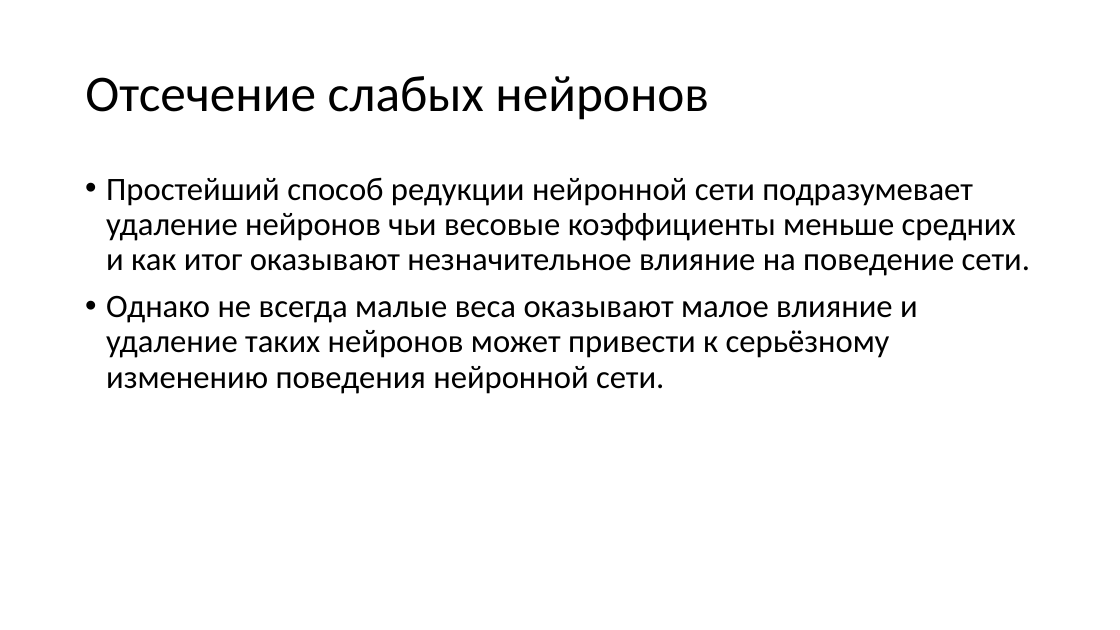
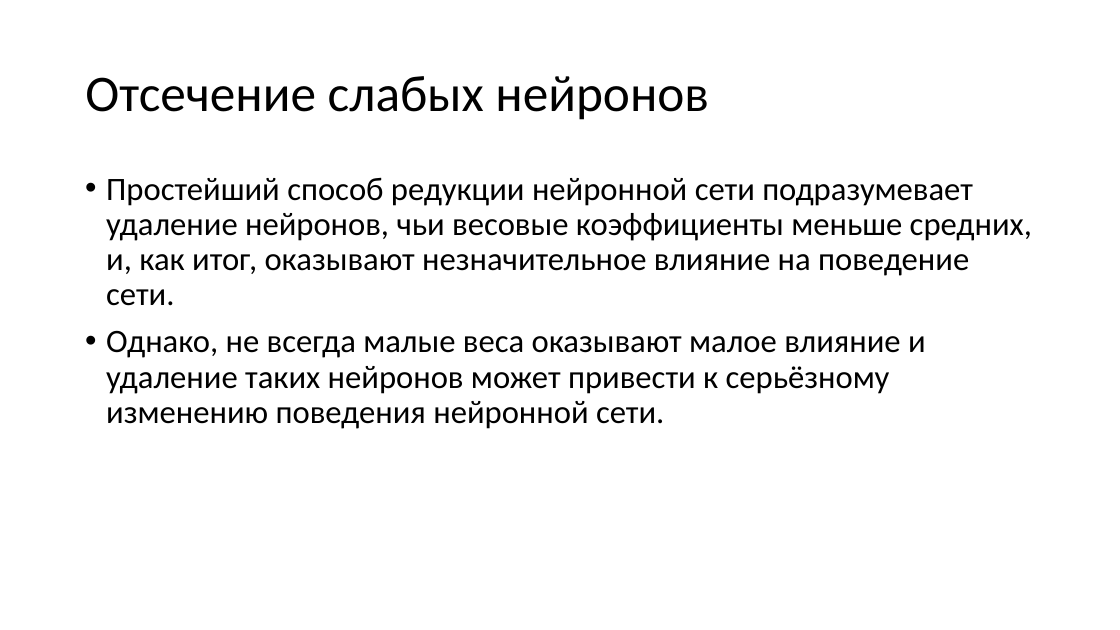
Before and after one commit to sven4500/masters-diploma, a slide deck: slide 7 of Презентация/Пезентация.ppt. Drawn at 1120x630 pixels with LibreOffice and Linux fonts; fonts in the diff are those of the drawing. Boxes give left, top, right and bottom in pixels: in the first picture for what was removed or moved away, otherwise in the second. Text is boxed around its words. In the diff, an @@ line names an element or a change of style, - is before the commit and + after.

```diff
--- a/Презентация/Пезентация.ppt
+++ b/Презентация/Пезентация.ppt
@@ text at bbox=[106, 177, 1032, 429]: text changed @@
-• Простейший способ редукции нейронной сети подразумевает удаление нейронов чьи весовые коэффициенты меньше средних и как итог оказывают незначительное влияние на поведение сети.
-• Однако не всегда малые веса оказывают малое влияние и удаление таких нейронов может привести к серьёзному изменению поведения нейронной сети.
+• Простейший способ редукции нейронной сети подразумевает удаление нейронов, чьи весовые коэффициенты меньше средних, и, как итог, оказывают незначительное влияние на поведение сети.
+• Однако, не всегда малые веса оказывают малое влияние и удаление таких нейронов может привести к серьёзному изменению поведения нейронной сети.
```
Also in this commit, not shown: 8 other slides changed, 2 slides added, 1 slide removed.
